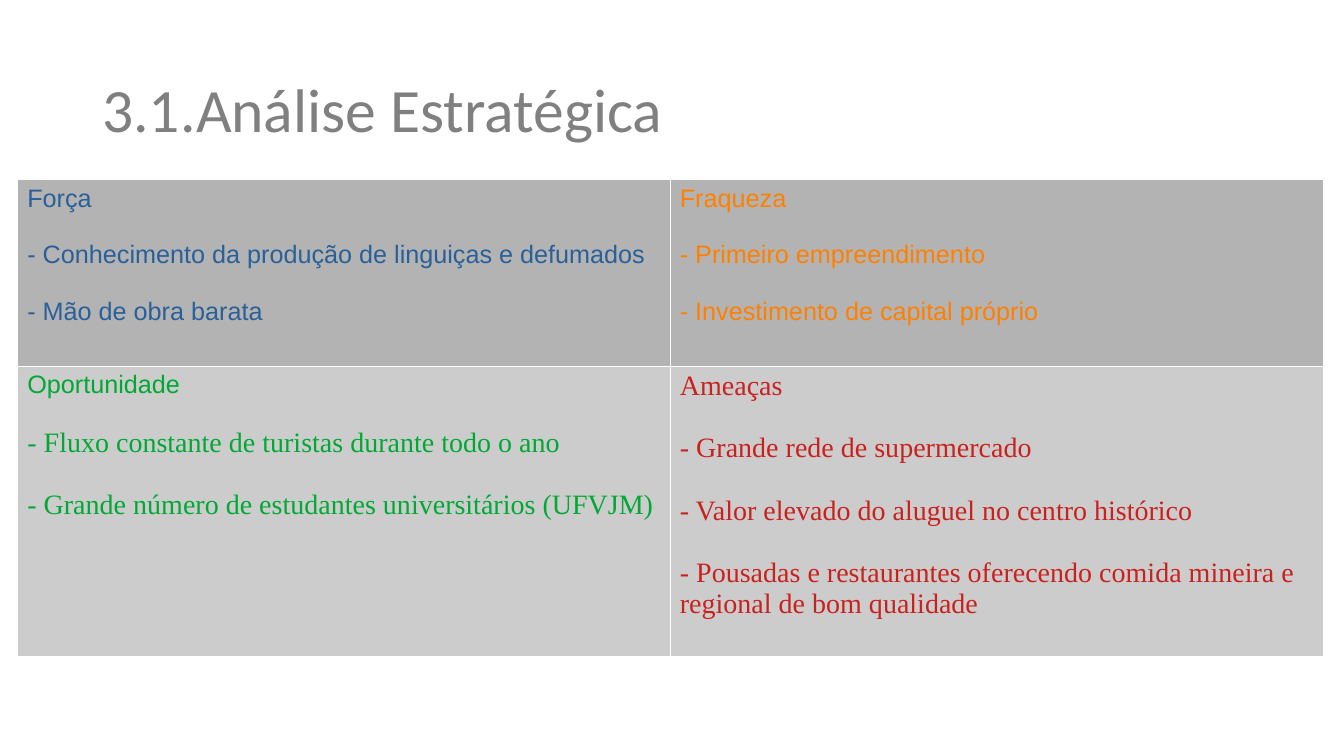
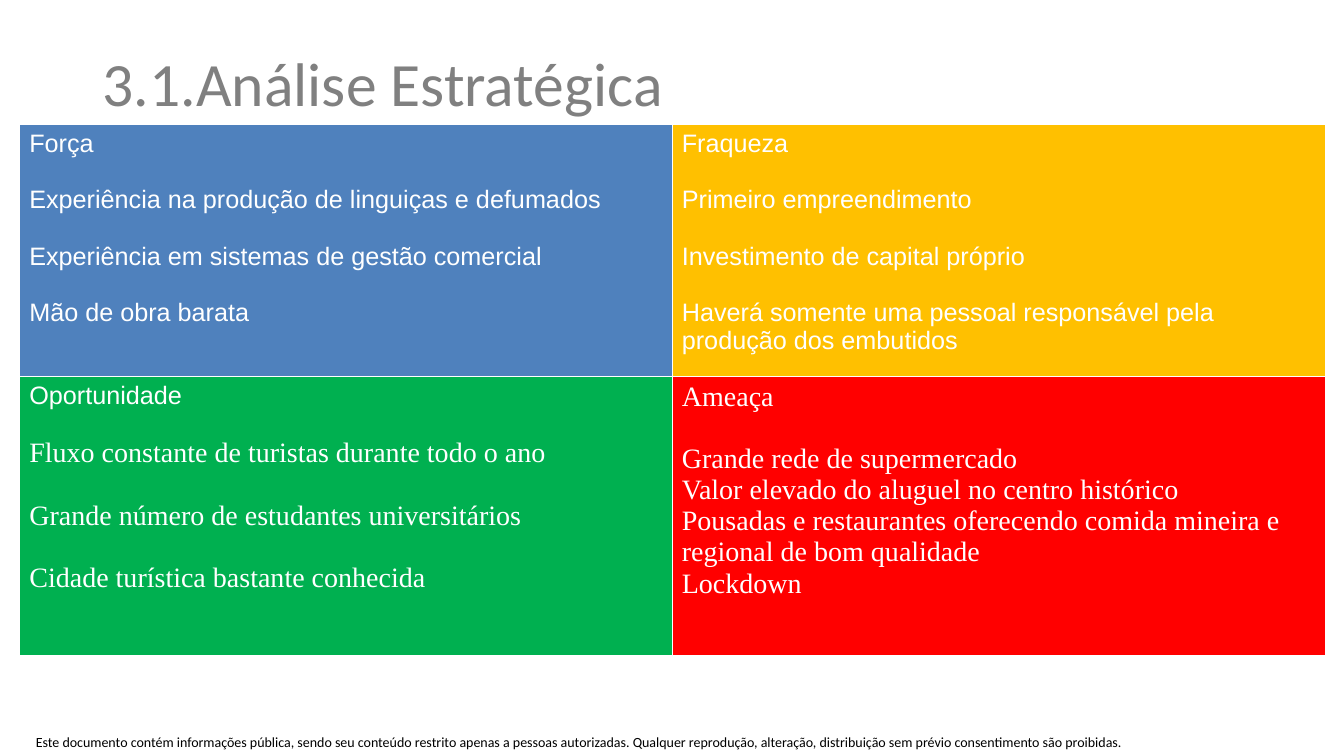
Before and after one commit to renatomarcio18081971/trabalhodeconclusao, a slide deck: slide 8 of plano-de-negocios-restaurante-tioto.pptx. Drawn at 1344x756 pixels with LibreOffice and Linux fonts; fonts in the diff are those of the drawing; background and template pictures are left out. Boxes give left, top, right and bottom in pixels: in the first picture for what was removed or moved away, otherwise in the second. Text is boxed around its words. In the diff, an @@ line names an element or a change of style, - is before the commit and + after.

```diff
--- a/plano-de-negocios-restaurante-tioto.pptx
+++ b/plano-de-negocios-restaurante-tioto.pptx
@@ text "3.1.Análise Estratégica": place and size @@
-text "3.1.Análise Estratégica" at [102,89,662,143]
+text "3.1.Análise Estratégica" at [103,63,663,117]
@@ table at [19,124,1324,598] @@
-row 1, column 1: Força / - Conhecimento da produção de linguiças e defumados / - Mão de obra barata
+row 1, column 1: Força / Experiência na produção de linguiças e defumados / Experiência em sistemas de gestão comercial / Mão de obra barata
-row 1, column 2: Fraqueza / - Primeiro empreendimento / - Investimento de capital próprio
+row 1, column 2: Fraqueza / Primeiro empreendimento / Investimento de capital próprio / Haverá somente uma pessoal responsável pela produção dos embutidos
-row 2, column 1: Oportunidade / - Fluxo constante de turistas durante todo o ano / - Grande número de estudantes universitários (UFVJM)
+row 2, column 1: Oportunidade / Fluxo constante de turistas durante todo o ano / Grande número de estudantes universitários / Cidade turística bastante conhecida
-row 2, column 2: Ameaças / - Grande rede de supermercado / - Valor elevado do aluguel no centro histórico / - Pousadas e restaurantes oferecendo comida mineira e regional de bom qualidade
+row 2, column 2: Ameaça / Grande rede de supermercado / Valor elevado do aluguel no centro histórico / Pousadas e restaurantes oferecendo comida mineira e regional de bom qualidade / Lockdown
@@ fill #B3B3B3 to #4F81BD in row 1, column 1 @@
@@ fill #B3B3B3 to #FFC000 in row 1, column 2 @@
@@ fill #CCCCCC to #00B050 in row 2, column 1 @@
@@ fill #CCCCCC to #FF0000 in row 2, column 2 @@
@@ table: place and size @@
-table at [17,179,1322,623]
+table at [19,124,1324,598]
@@ text added at [36,737,1121,750], 10 pt, text #000000 @@
+Este documento contém informações pública, sendo seu conteúdo restrito apenas a pessoas autorizadas. Qualquer reprodução, alteração, distribuição sem prévio consentimento são proibidas.
```
Also in this commit, not shown: 9 other slides changed, 4 slides added, 1 slide removed, 1 other file.
